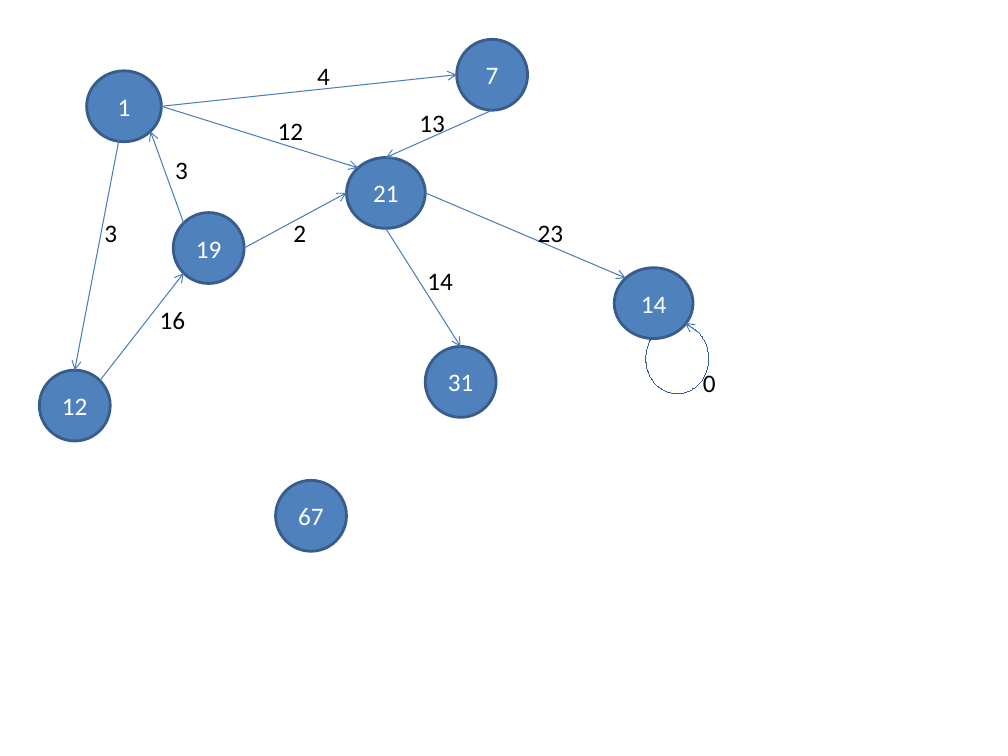
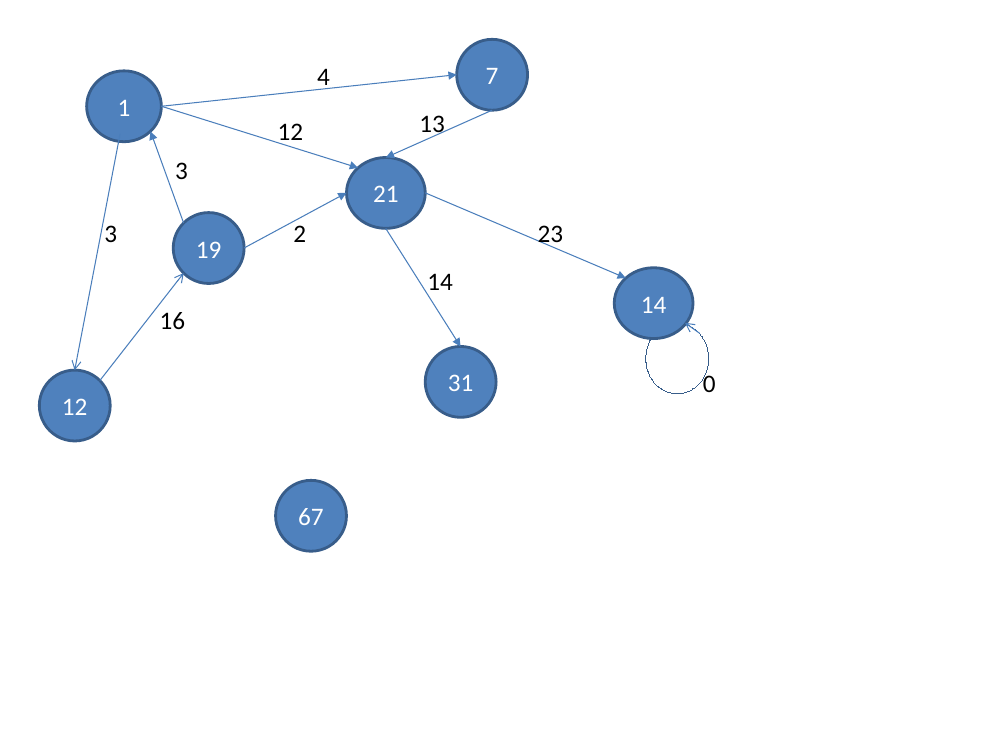
Before and after one commit to nakov/introjavabook, a slide deck: slide 12 of resources/images/Chapter-14.2-Data-Structures-Trees-Hashes/Graphs and Threes.ppt. Drawn at 1008x756 pixels with LibreOffice and Linux fonts; fonts in the diff are those of the drawing. Boxes give left, top, right and bottom in pixels: in the first picture for what was removed or moved away, otherwise in the second. Text is boxed around its words. In the diff, an @@ line names an element or a change of style, - is before the commit and + after.

```diff
--- a/resources/images/Chapter-14.2-Data-Structures-Trees-Hashes/Graphs and Threes.ppt
+++ b/resources/images/Chapter-14.2-Data-Structures-Trees-Hashes/Graphs and Threes.ppt
@@ arrow (161, 106) - (457, 75): arrowheads changed @@
@@ arrow (161, 106) - (358, 168): arrowheads changed @@
@@ arrow (492, 110) - (386, 157): arrowheads changed @@
@@ arrow (183, 223) - (150, 131): arrowheads changed @@
@@ arrow (244, 248) - (347, 193): arrowheads changed @@
@@ arrow (425, 193) - (626, 278): arrowheads changed @@
@@ arrow (386, 229) - (461, 347): arrowheads changed @@
```
Also in this commit, not shown: 11 other slides changed, 1 slide added, 16 other files.
